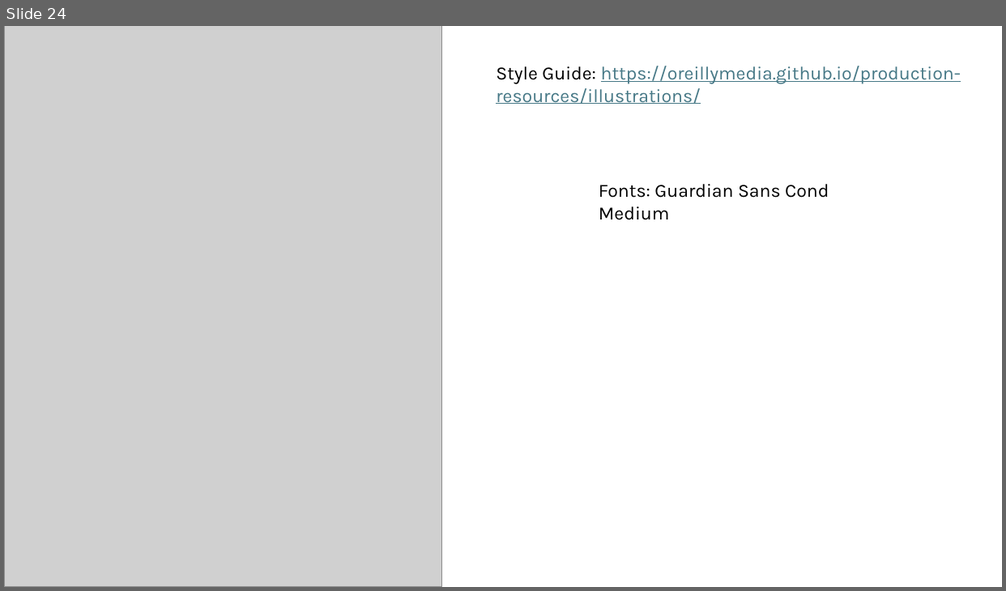
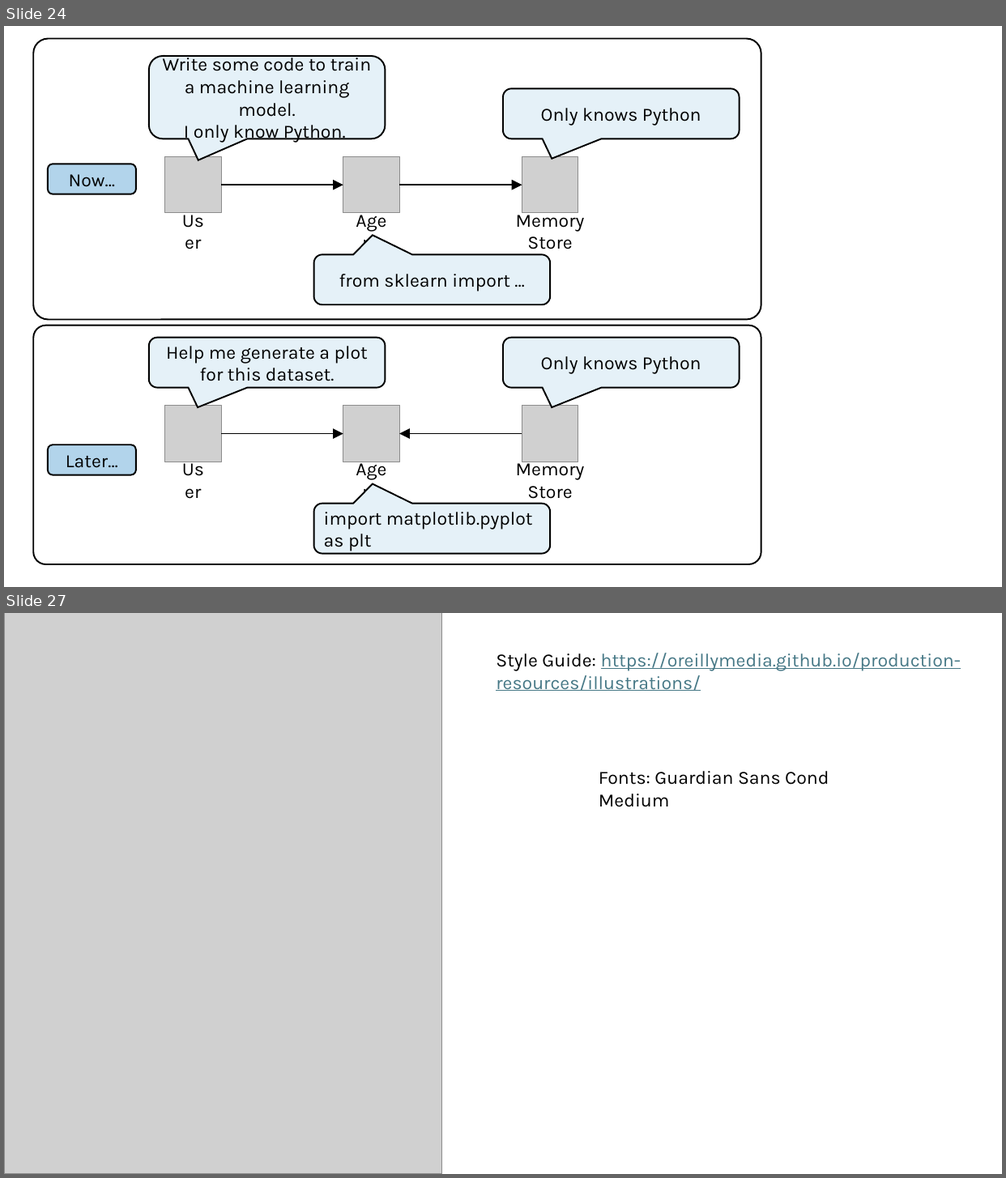
Before and after one commit to colbyford/foundry-book, a slide deck: figures/figures.pptx. Shown one above the other, each under a label of ours: slide 24 before the commit, slides 24 and 27 after it; the slides between them are not shown. The pictures are 1006x591 and 1006x1178 pixels, drawn with LibreOffice and Linux fonts; fonts in the diff are those of the drawing; grey boxes stand for pictures. Boxes give left, top, right and bottom in pixels: in the first picture for what was removed or moved away, otherwise in the second. Text is boxed around its words. In the diff, an @@ line names an element or a change of style, - is before the commit and + after.

```diff
--- a/figures/figures.pptx
+++ b/figures/figures.pptx
@@ slide 24 added at (4, 26, 1002, 587), background #FFFFFF @@
@@ rounded rectangle added at (33, 39, 761, 319), fill #FFFFFF, outline #000000 1.5 pt @@
@@ rounded speech box added at (149, 56, 386, 139), fill #E5F1F8, outline #000000 1.5 pt, 18 pt, text #000000 @@
+Write some code to train a machine learning model.
+I only know Python.
@@ rounded speech box added at (503, 89, 740, 139), fill #E5F1F8, outline #000000 1.5 pt, 18 pt, text #000000 @@
+Only knows Python
@@ rounded rectangle added at (48, 164, 136, 194), fill #B2D4EB, outline #000000 1.5 pt, 18 pt, text #000000 @@
+Now…
@@ picture added at (165, 157, 221, 213) @@
@@ picture added at (343, 157, 399, 213) @@
@@ picture added at (522, 157, 578, 213) @@
@@ arrow added from (221, 185) to (343, 185), #000000 1.5 pt @@
@@ arrow added from (399, 185) to (522, 185), #000000 1.5 pt @@
@@ text added at (170, 205, 216, 235), 18 pt, text #000000 @@
+User
@@ text added at (344, 205, 398, 235), 18 pt, text #000000 @@
+Agent
@@ text added at (516, 210, 585, 250), 18 pt, text #000000 @@
+Memory Store
@@ rounded speech box added at (314, 255, 551, 305), fill #E5F1F8, outline #000000 1.5 pt, 18 pt, text #000000 @@
+from sklearn import …
@@ rounded rectangle added at (33, 326, 761, 565), fill #FFFFFF, outline #000000 1.5 pt @@
@@ rounded speech box added at (149, 337, 386, 387), fill #E5F1F8, outline #000000 1.5 pt, 18 pt, text #000000 @@
+Help me generate a plot
+for this dataset.
@@ rounded speech box added at (503, 337, 740, 387), fill #E5F1F8, outline #000000 1.5 pt, 18 pt, text #000000 @@
+Only knows Python
@@ picture added at (165, 406, 221, 462) @@
@@ picture added at (343, 406, 399, 462) @@
@@ picture added at (522, 406, 578, 462) @@
@@ arrow added from (221, 434) to (343, 434), #000000 1.5 pt @@
@@ arrow added from (522, 434) to (399, 434), #000000 1.5 pt @@
@@ rounded rectangle added at (48, 446, 136, 476), fill #B2D4EB, outline #000000 1.5 pt, 18 pt, text #000000 @@
+Later…
@@ text added at (170, 454, 216, 484), 18 pt, text #000000 @@
+User
@@ text added at (344, 454, 398, 484), 18 pt, text #000000 @@
+Agent
@@ text added at (516, 459, 585, 503), 18 pt, text #000000 @@
+Memory Store
@@ rounded speech box added at (314, 504, 551, 554), fill #E5F1F8, outline #000000 1.5 pt, 18 pt, text #000000 @@
+import matplotlib.pyplot as plt
@@ what was slide 24 is now slide 27 @@
```
Also in this commit, not shown: 2 other slides added, 18 other files.
